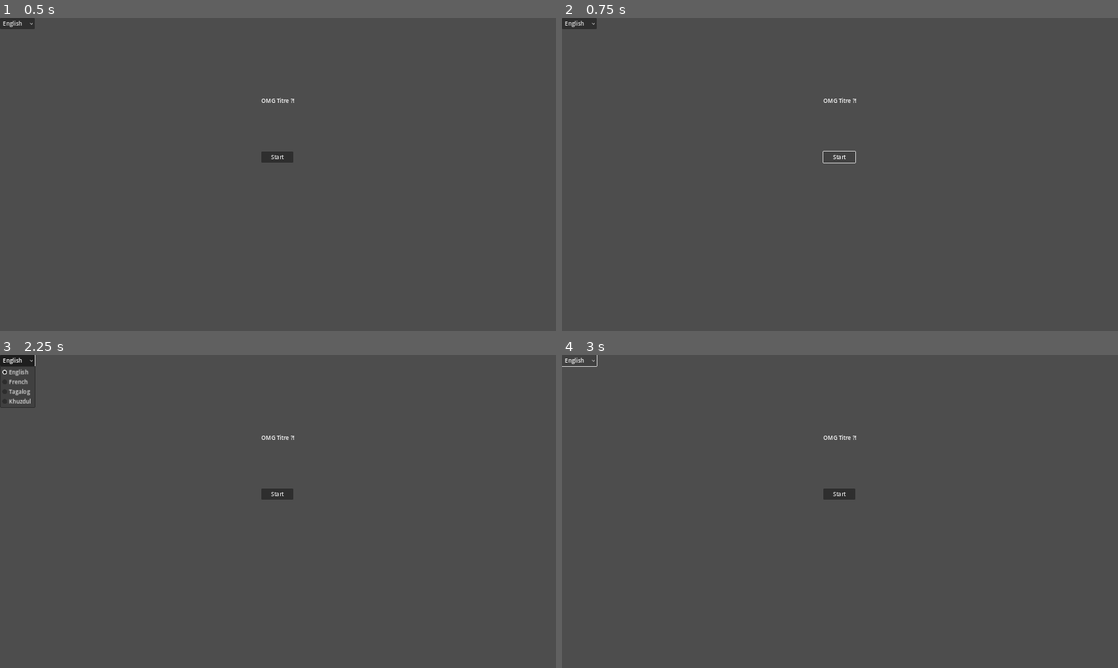
Above: before the commit, frames 1-4 (two rows, left to right).
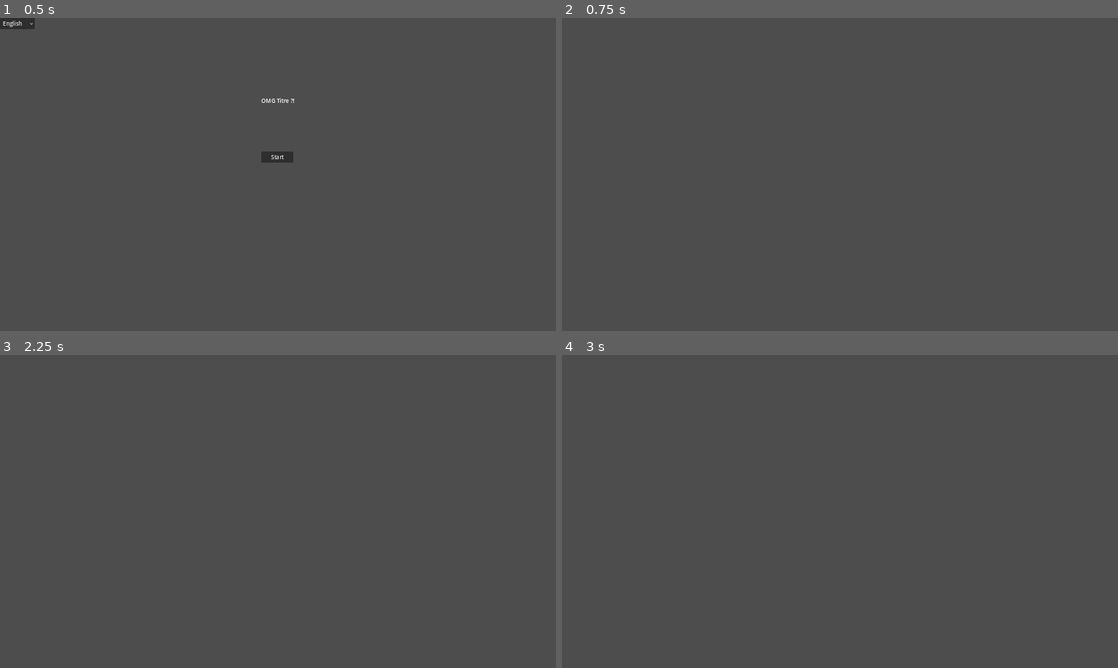
Above: after the commit, the same moments.

Repository: MarianPoirot/Gamejam
Game: Godot game, scene res://Scenes/UI/Opening.tscn
The game is run twice, just before and just after one commit, with the same random seed, the same clock (stepped at 60 frames per second) and the same inputs.
Inputs (mouse positions are in pixels of both pictures, inside the frame that each line leads up to):
- Up to frame 1 (0.5 s): no input
- Up to frame 2 (0.75 s): click "Start" at 0.5 s
- Up to frame 3 (2.25 s): click (278, 492) at 1.25 s, where only the run before the commit has a clickable "Start"; click (16, 361) at 2 s, where only the run before the commit has a clickable "English"
- Up to frame 4 (3 s): click (578, 361) at 2.75 s, where only the run before the commit has a clickable "English"

Frame 1 is identical in both runs. In frame 2, 0.3% of the frame differs, in the area x 0-53%, y 0-47%; in frame 3, 0.7%; in frame 4, 0.3%.

Commit message:
Made navigation between opening, Main and Ending

Diff:
--- a/Scenes/UI/Opening.tscn
+++ b/Scenes/UI/Opening.tscn
@@ -38,4 +38,5 @@
 horizontal_alignment = 1
 vertical_alignment = 1
 
+[connection signal="button_down" from="StartButton" to="." method="_on_start_button_button_down"]
 [connection signal="item_selected" from="LanguageOptionButton" to="." method="_on_language_option_button_item_selected"]
--- /dev/null
+++ b/Scenes/World/Main.tscn
@@ -0,0 +1,6 @@
+[gd_scene load_steps=2 format=3 uid="uid://duvo1vpoywvme"]
+
+[ext_resource type="Script" path="res://Scripts/World/Main.gd" id="1_ckjmg"]
+
+[node name="Main" type="Node2D"]
+script = ExtResource("1_ckjmg")
--- a/Scripts/UI/Opening.gd
+++ b/Scripts/UI/Opening.gd
@@ -15,8 +15,8 @@
 
 
 func _on_start_button_button_down():
-	pass # Replace with function body.
-
+	if get_tree().change_scene_to_file("res://Scenes/World/Main.tscn") != OK:
+		print ("Error passing from Opening scene to main scene")
 
 func _on_language_option_button_item_selected(index):
 		match index:
--- a/Scripts/UI/BadEnding.gd
+++ b/Scripts/World/Main.gd
@@ -9,3 +9,7 @@
 # Called every frame. 'delta' is the elapsed time since the previous frame.
 func _process(delta):
 	pass
+
+func on_death():
+	if get_tree().change_scene_to_file("res://Scenes/UI/Ending.tscn") != OK:
+		print ("Error passing from Main scene to Ending scene")
